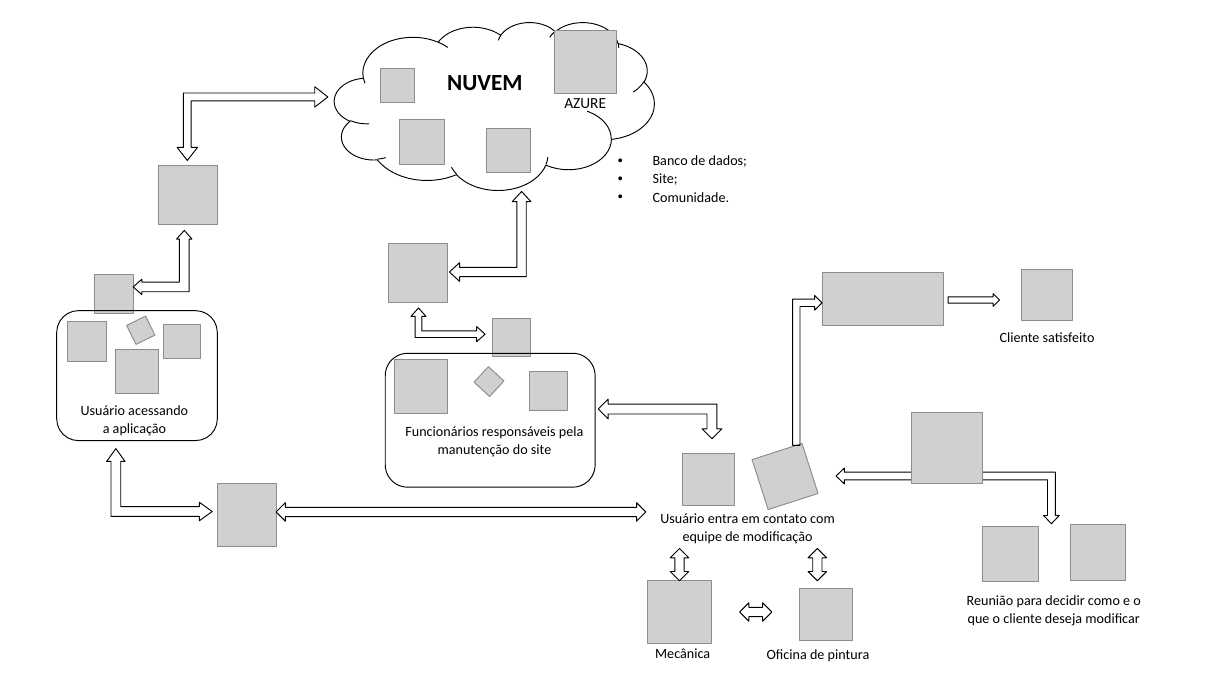
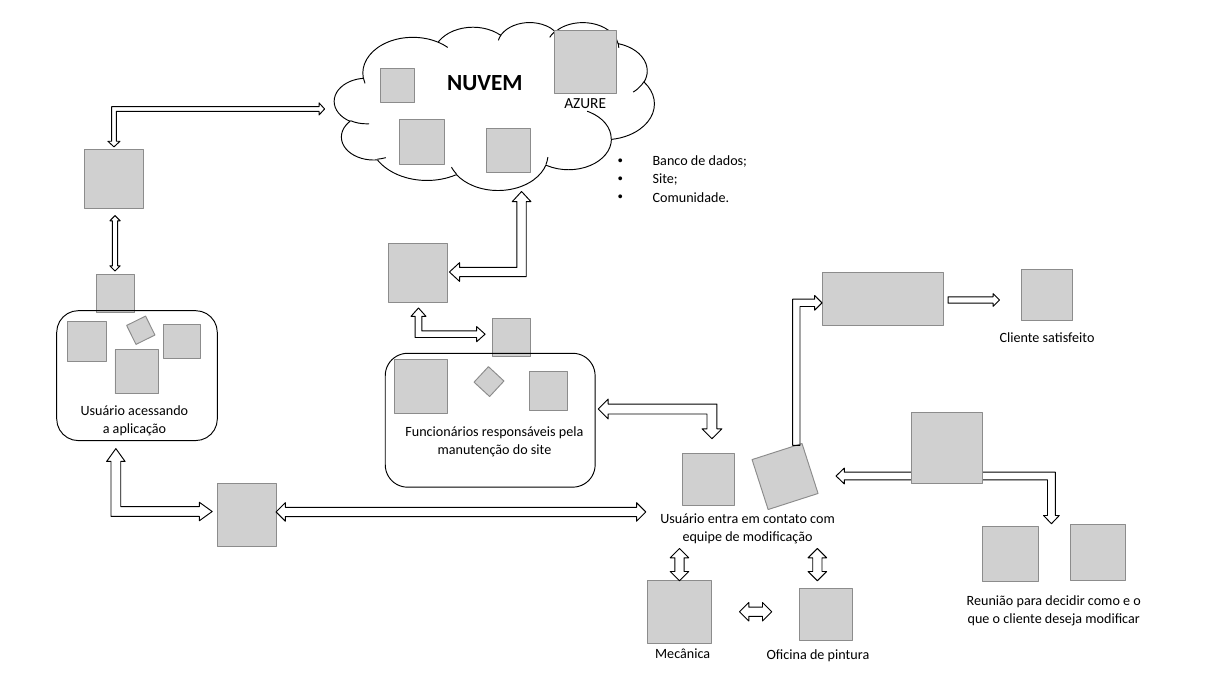
Before and after one commit to jorgeleao123/Trabalho_PI_Semestral, a slide deck: slide 2 of documentacao/HLD_LLD.pptx. Drawn at 1232x693 pixels with LibreOffice and Linux fonts; fonts in the diff are those of the drawing; grey boxes stand for pictures. Boxes give left, top, right and bottom in pixels: in the first picture for what was removed or moved away, otherwise in the second. Text is boxed around its words. In the diff, an @@ line names an element or a change of style, - is before the commit and + after.

```diff
--- a/documentacao/HLD_LLD.pptx
+++ b/documentacao/HLD_LLD.pptx
@@ left up arrow: place and size @@
-left up arrow at <box>177,87,328,161</box>
+left up arrow at <box>108,103,325,147</box>
@@ left up arrow at <box>108,103,325,147</box>: proportions changed @@
@@ picture: place and size @@
-picture at <box>159,166,218,226</box>
+picture at <box>85,150,144,209</box>
@@ left right arrow added at <box>110,216,121,271</box>, outline #000000 0.75 pt @@
@@ left up arrow removed at <box>133,230,192,294</box> @@
```
Also in this commit, not shown: 1 other slide changed, 3 other files.
